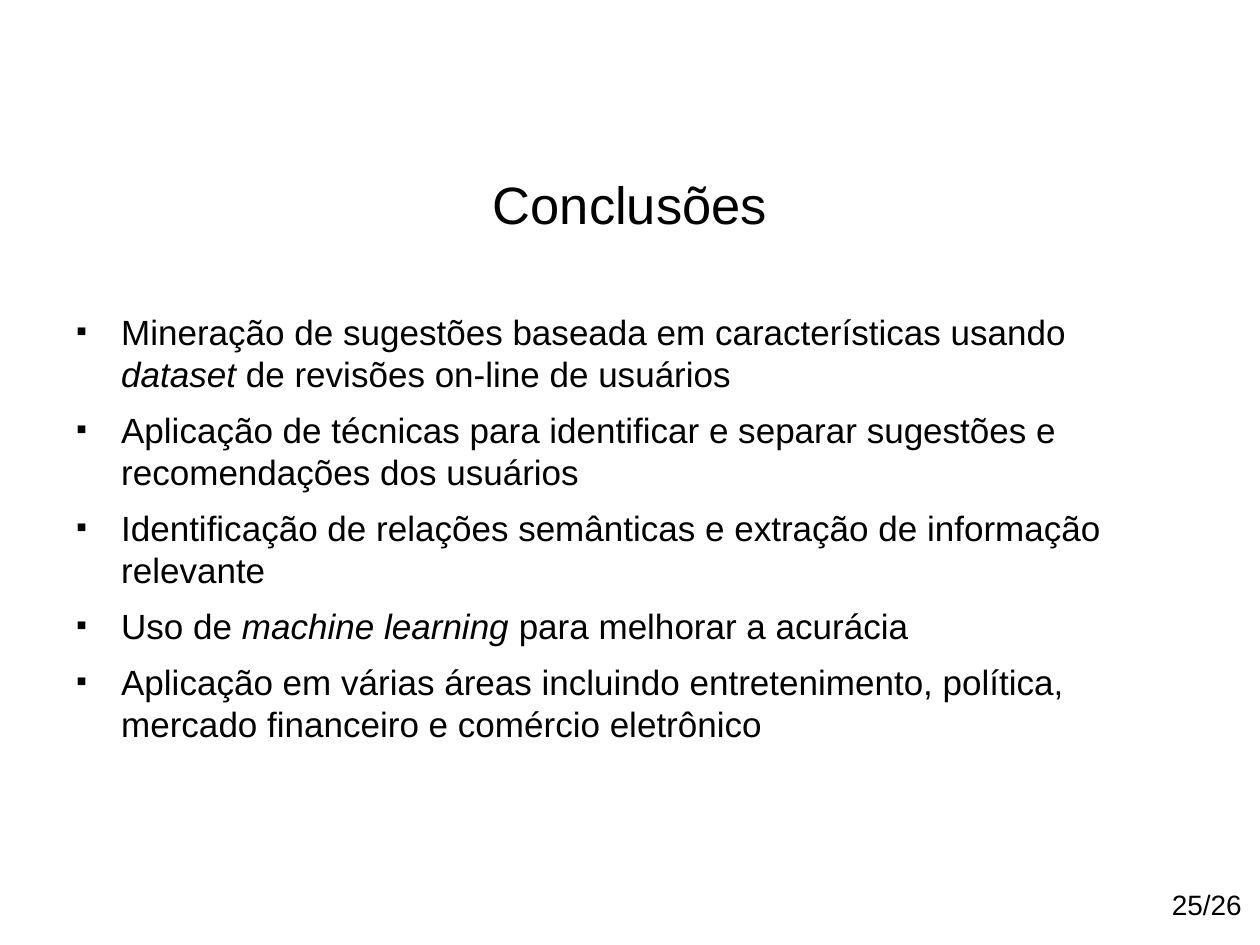
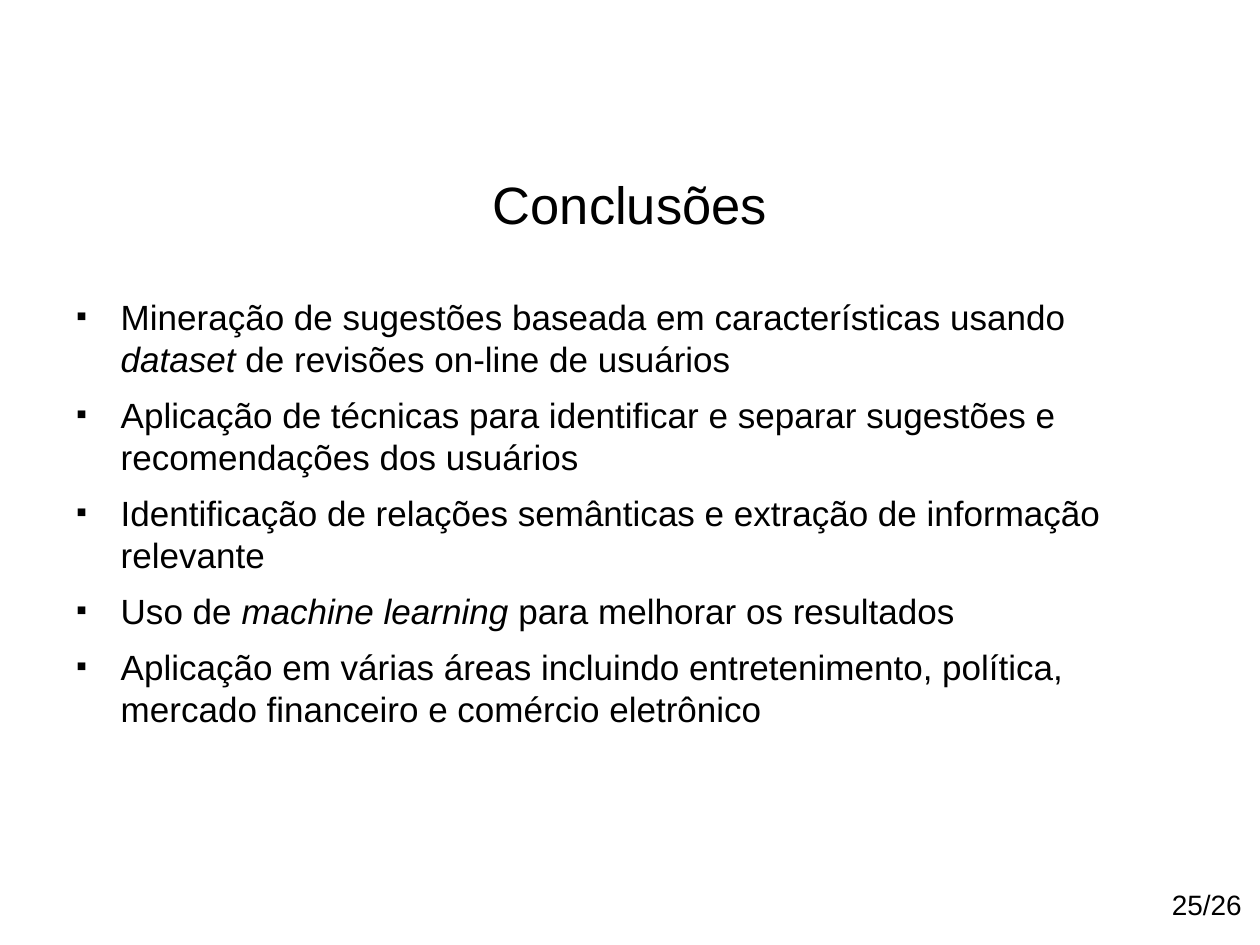
Before and after one commit to paulohq/apresentacao-NLP, a slide deck: slide 26 of apresentacao-mineracao-de-sugestoes.ppt (slide 28 before the commit). Drawn at 1260x945 pixels with LibreOffice and Linux fonts; fonts in the diff are those of the drawing; background and template pictures are left out. Boxes give left, top, right and bottom in pixels: in the first picture for what was removed or moved away, otherwise in the second. Text is boxed around its words. In the diff, an @@ line names an element or a change of style, - is before the commit and + after.

```diff
--- a/apresentacao-mineracao-de-sugestoes.ppt
+++ b/apresentacao-mineracao-de-sugestoes.ppt
@@ text "Mineração de sugestões baseada em ...": place and size @@
-text "Mineração de sugestões baseada em ..." at [121,319,1100,738]
+text "Mineração de sugestões baseada em ..." at [121,304,1100,723]
@@ text at [121,598,955,631]: text changed @@
-■ Uso de machine learning para melhorar a acurácia
+■ Uso de machine learning para melhorar os resultados
```
Also in this commit, not shown: 26 other slides changed, 2 slides removed, 10 other files.
